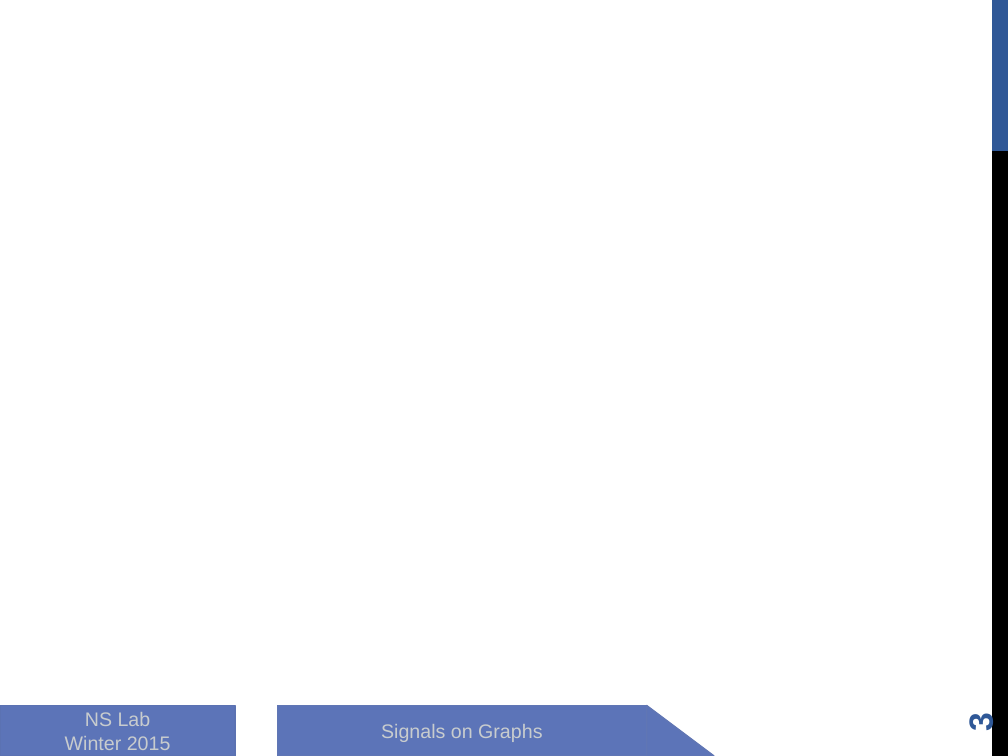
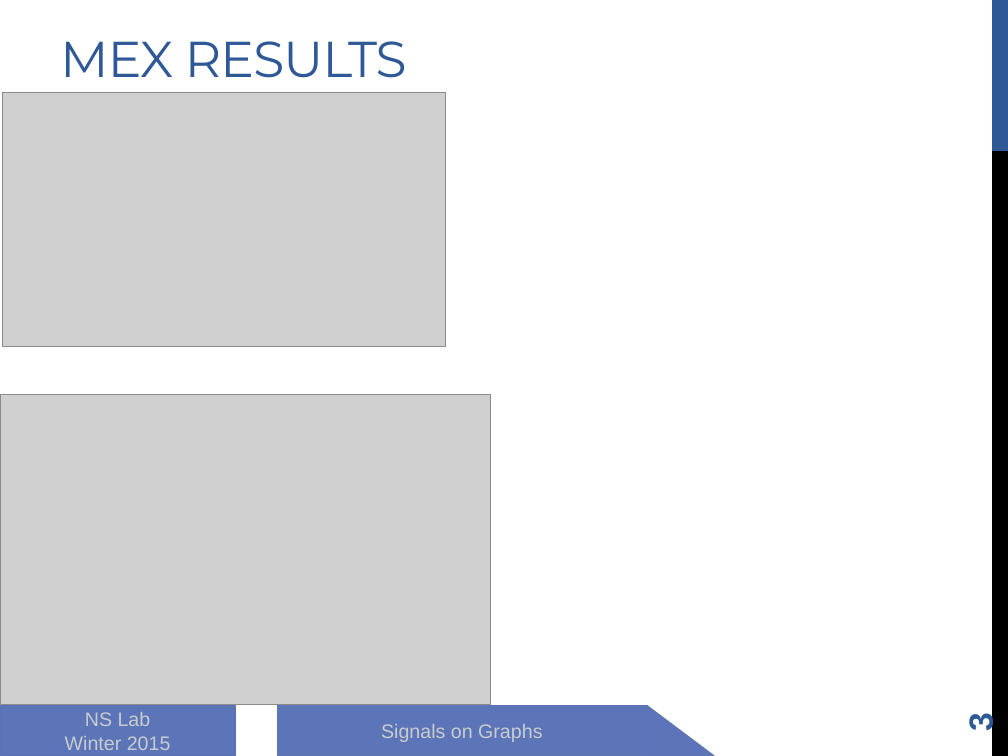
Before and after one commit to zhongguomeng/graph-based-segmentation, a slide deck: slide 3 of 8_report/presentation.pptx. Drawn at 1008x756 pixels with LibreOffice and Linux fonts; fonts in the diff are those of the drawing; grey boxes stand for pictures. Boxes give left, top, right and bottom in pixels: in the first picture for what was removed or moved away, otherwise in the second. Text is boxed around its words. In the diff, an @@ line names an element or a change of style, - is before the commit and + after.

Commit message:
Presentation

```diff
--- a/8_report/presentation.pptx
+++ b/8_report/presentation.pptx
@@ title added at [60, 41, 407, 78], 36 pt, text #2F5897 @@
+MEX RESULTS
@@ picture added at [3, 93, 446, 347] @@
@@ picture added at [1, 395, 491, 705] @@
```
Also in this commit, not shown: 1 other slide changed, 5 other files.
